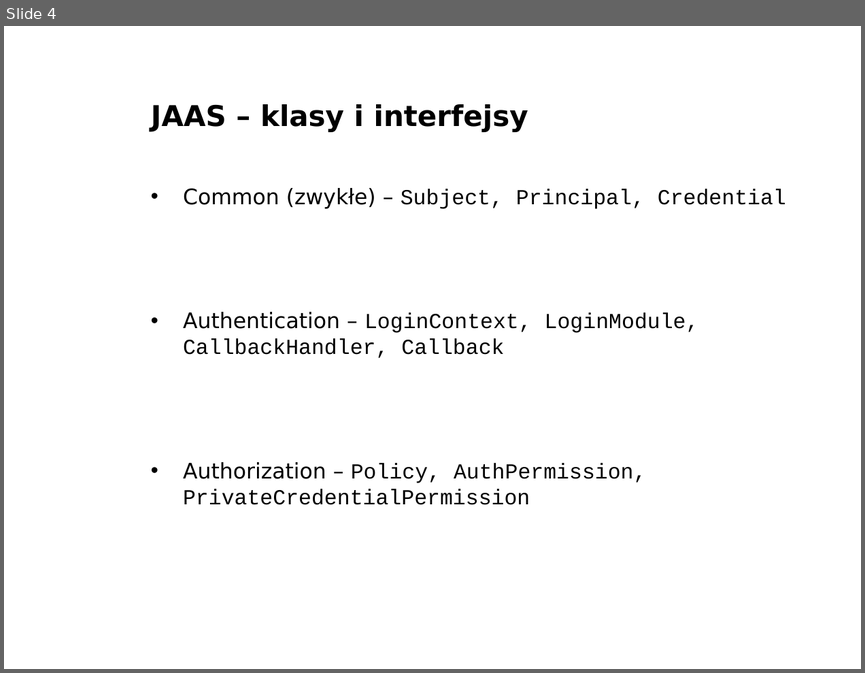
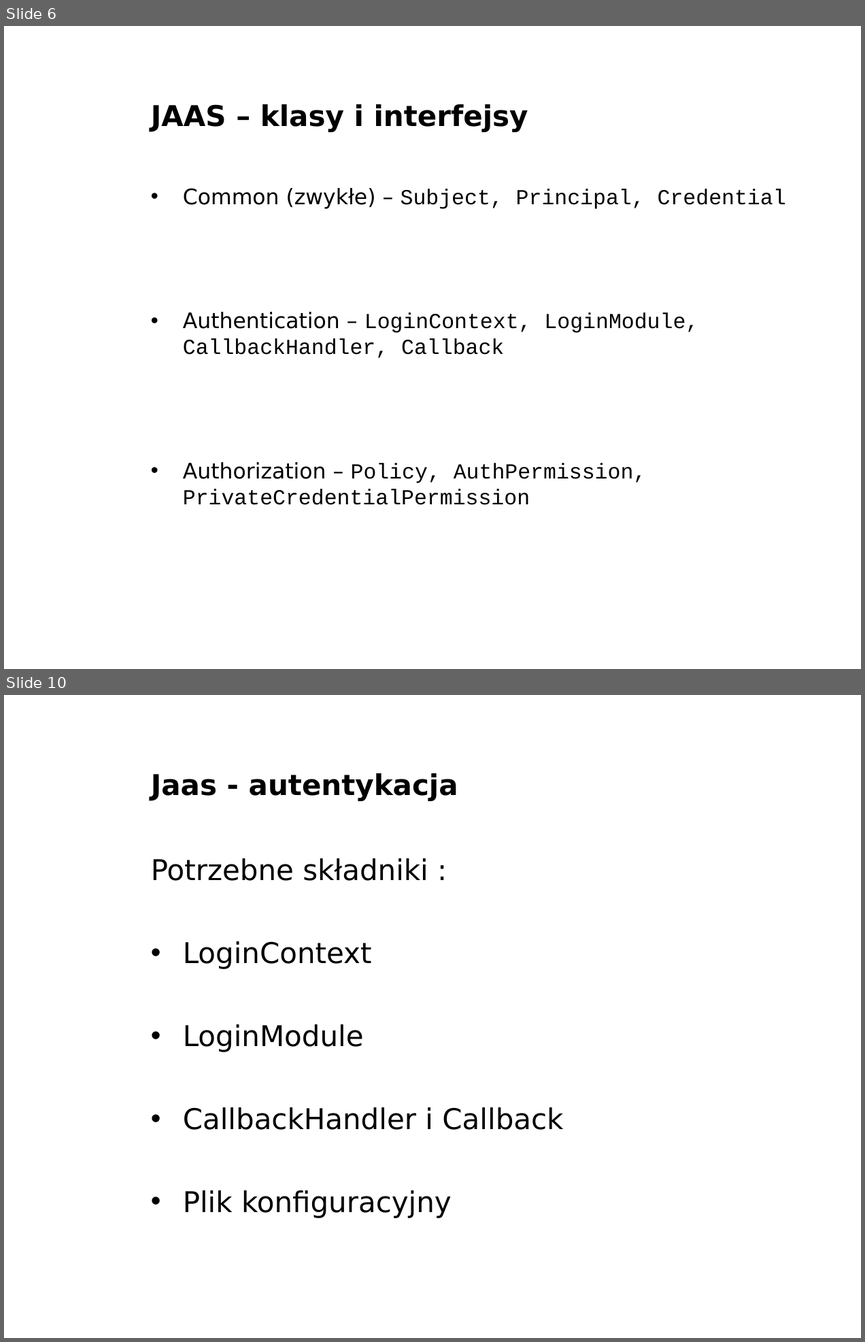
Before and after one commit to Sharku94/ZTI_JAAS, a slide deck: prezentacja/JAAS.ppt. Shown one above the other, each under a label of ours: slide 4 before the commit, slides 6 and 10 after it; the slides between them are not shown. The pictures are 865x673 and 865x1342 pixels, drawn with LibreOffice and Linux fonts; fonts in the diff are those of the drawing; background and template pictures are left out. Boxes give left, top, right and bottom in pixels: in the first picture for what was removed or moved away, otherwise in the second. Text is boxed around its words. In the diff, an @@ line names an element or a change of style, - is before the commit and + after.

```diff
--- a/prezentacja/JAAS.ppt
+++ b/prezentacja/JAAS.ppt
@@ slide 10 added at bbox=[4, 695, 861, 1338], background picture (left out) @@
@@ title added at bbox=[151, 773, 458, 801], 24 pt, text #000000, bold @@
+Jaas - autentykacja
@@ text added at bbox=[151, 858, 563, 1218], 24 pt, text #000000 @@
+Potrzebne składniki :
+• LoginContext
+• LoginModule
+• CallbackHandler i Callback
+• Plik konfiguracyjny
@@ what was slide 4 is now slide 6 @@
```
Also in this commit, not shown: 3 other slides changed, 15 other slides added, 1 slide removed.
